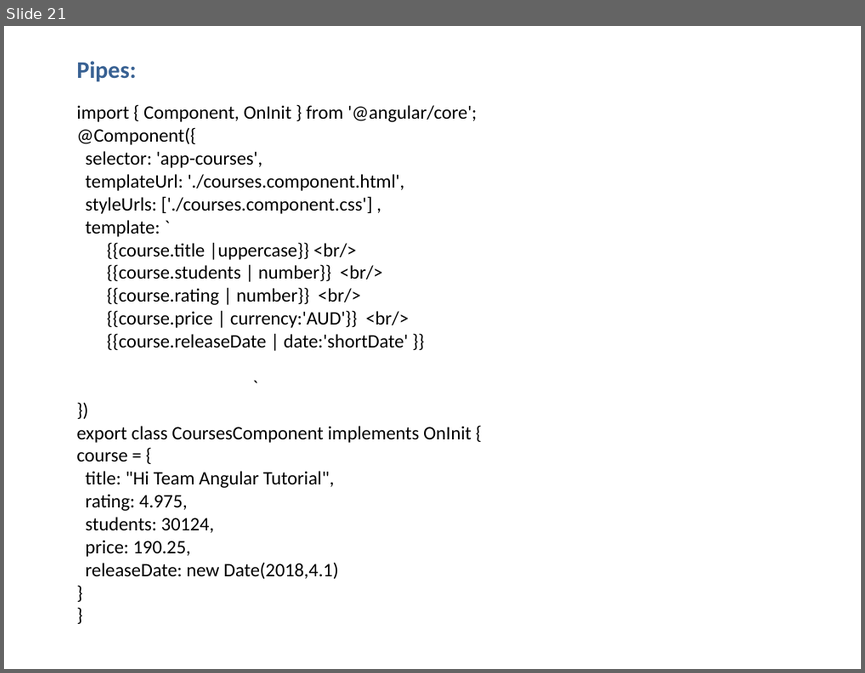
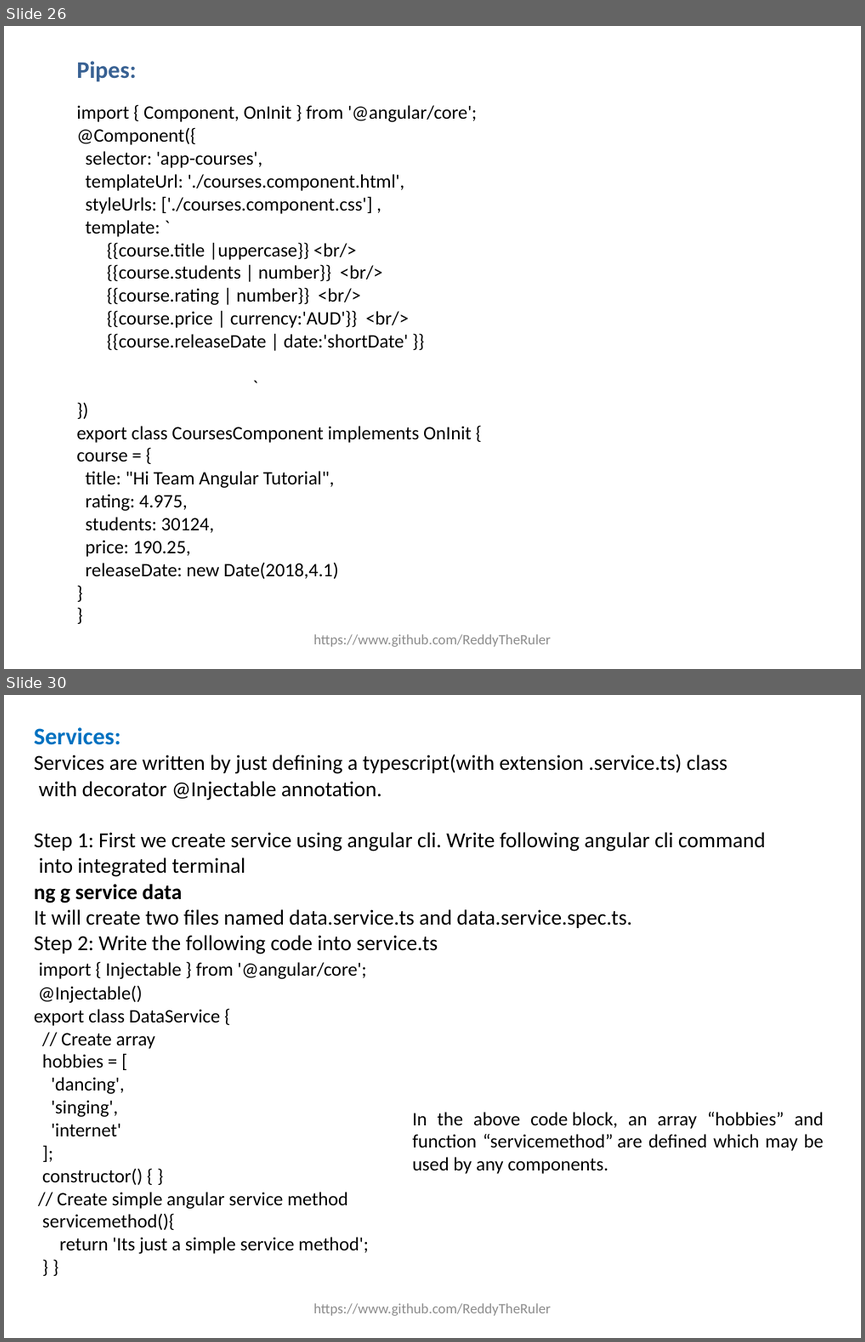
Before and after one commit to ReddyTheruler/Angular, a slide deck: Angular_PPT.pptx. Shown one above the other, each under a label of ours: slide 21 before the commit, slides 26 and 30 after it; the slides between them are not shown. The pictures are 865x673 and 865x1342 pixels, drawn with LibreOffice and Linux fonts; fonts in the diff are those of the drawing. Boxes give left, top, right and bottom in pixels: in the first picture for what was removed or moved away, otherwise in the second. Text is boxed around its words. In the diff, an @@ line names an element or a change of style, - is before the commit and + after.

```diff
--- a/Angular_PPT.pptx
+++ b/Angular_PPT.pptx
@@ slide 30 added at [4,695,861,1338], background #FFFFFF @@
@@ text added at [34,727,766,1253], 18 pt, text #000000 @@
+Services:
+Services are written by just defining a typescript(with extension .service.ts) class
+with decorator @Injectable annotation.
+Step 1: First we create service using angular cli. Write following angular cli command
+into integrated terminal
+ng g service data
+It will create two files named data.service.ts and data.service.spec.ts.
+Step 2: Write the following code into service.ts
+import { Injectable } from '@angular/core';
+@Injectable()
+export class DataService {
+// Create array
+hobbies = [
+'dancing',
+'singing',
+'internet'
+];
+constructor() { }
+// Create simple angular service method
+servicemethod(){
+return 'Its just a simple service method';
+} }
@@ text added at [412,1111,823,1174], 16 pt, text #000000 @@
+In the above code block, an array “hobbies” and function “servicemethod” are defined which may be used by any components.
@@ text added at [313,1303,551,1315], 12 pt, text #8C8C8C @@
+https://www.github.com/ReddyTheRuler
@@ what was slide 21 is now slide 26 @@
@@ slide 26 changed as well @@
@@ text added at [313,634,551,646], 12 pt, text #8C8C8C @@
+https://www.github.com/ReddyTheRuler
```
Also in this commit, not shown: 20 other slides changed, 10 other slides added, 1 slide removed.
